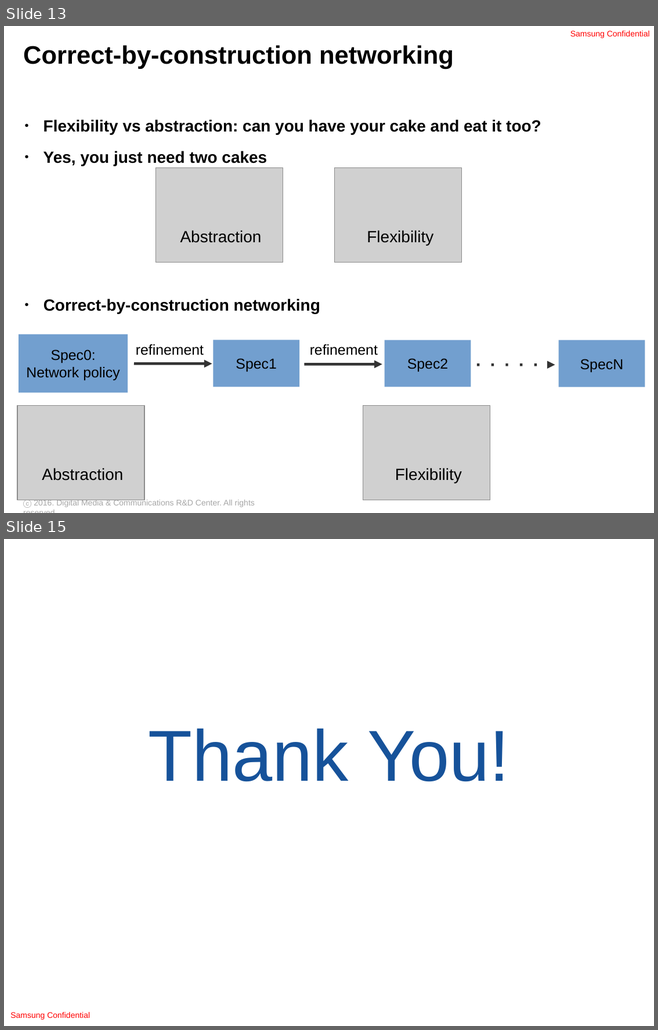
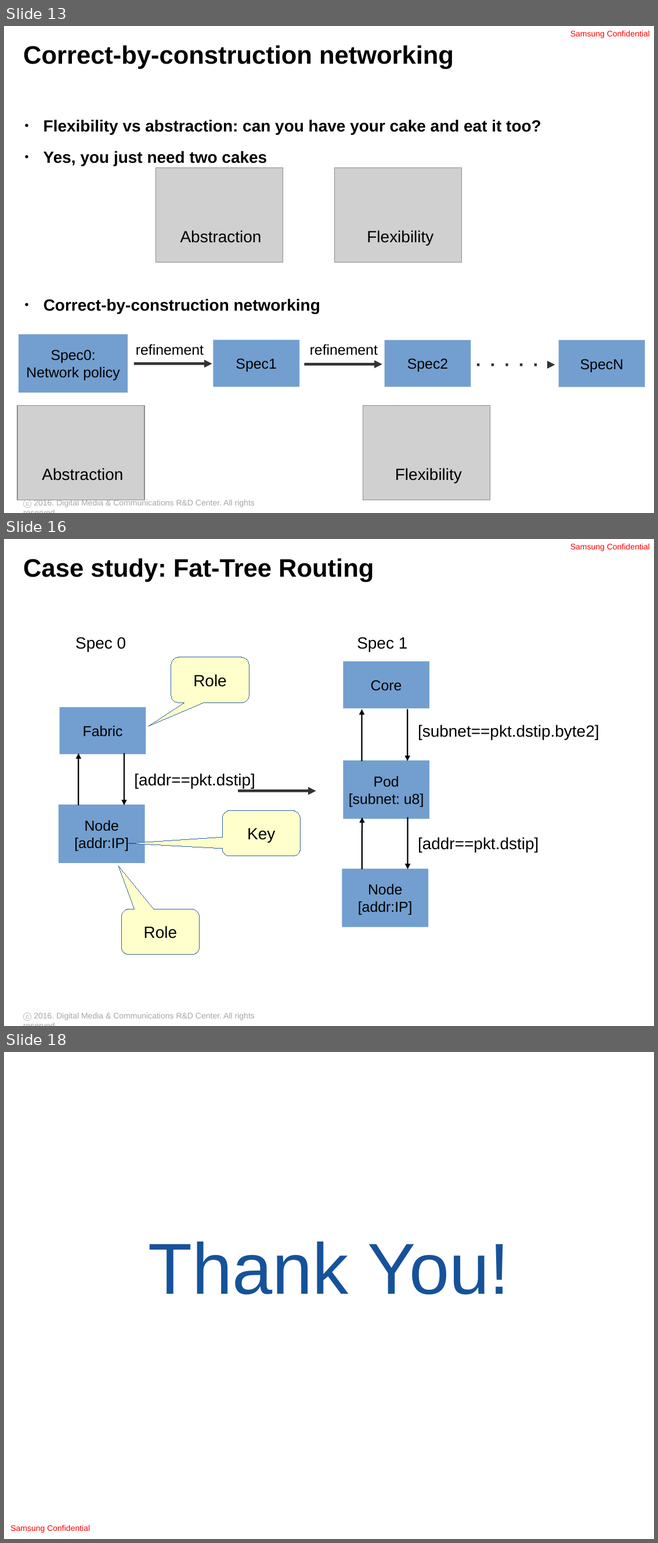
Before and after one commit to ryzhyk/cocoon, a slide deck: doc/distsys_talk_03_09_16.odp. Shown one above the other, each under a label of ours: slides 13 and 15 before the commit, slides 13, 16 and 18 after it; the slides between them are not shown. The pictures are 658x1030 and 658x1543 pixels, drawn with LibreOffice and Linux fonts; fonts in the diff are those of the drawing; grey boxes stand for pictures; background and template pictures are left out. Boxes give left, top, right and bottom in pixels: in the first picture for what was removed or moved away, otherwise in the second. Text is boxed around its words. In the diff, an @@ line names an element or a change of style, - is before the commit and + after.

```diff
--- a/doc/distsys_talk_03_09_16.odp
+++ b/doc/distsys_talk_03_09_16.odp
@@ slide 16 added at (x1=4, y1=539, x2=654, y2=1026), background #FFFFFF; not listed: 2 template elements that a slide beside it also shows @@
@@ title added at (x1=23, y1=558, x2=373, y2=582), 28 pt, text #000000, bold @@
+Case study: Fat-Tree Routing
@@ text added at (x1=75, y1=637, x2=126, y2=652), 18 pt, text #000000 @@
+Spec 0
@@ text added at (x1=357, y1=637, x2=408, y2=652), 18 pt, text #000000 @@
+Spec 1
@@ rounded speech box added at (x1=171, y1=657, x2=249, y2=703), fill #FFFFCC, outline #3465A4 0 pt, 18 pt, text #000000 @@
+Role
@@ rectangle added at (x1=343, y1=661, x2=430, y2=708), fill #729FCF, 16 pt, text #000000 @@
+Core
@@ rectangle added at (x1=60, y1=707, x2=146, y2=754), fill #729FCF, 16 pt, text #000000 @@
+Fabric
@@ arrow added from (361, 761) to (361, 709), #000000 1.45 pt @@
@@ arrow added from (408, 709) to (408, 761), #000000 1.45 pt @@
@@ text added at (x1=418, y1=725, x2=599, y2=740), 18 pt, text #000000 @@
+[subnet==pkt.dstip.byte2]
@@ arrow added from (79, 805) to (79, 754), #000000 1.45 pt @@
@@ arrow added from (124, 754) to (124, 805), #000000 1.45 pt @@
@@ rectangle added at (x1=343, y1=761, x2=430, y2=819), fill #729FCF, 16 pt, text #000000 @@
+Pod
+[subnet: u8]
@@ text added at (x1=134, y1=773, x2=255, y2=788), 18 pt, text #000000 @@
+[addr==pkt.dstip]
@@ arrow added from (238, 791) to (316, 791), #333333 2.89 pt @@
@@ rectangle added at (x1=59, y1=805, x2=145, y2=863), fill #729FCF, 16 pt, text #000000 @@
+Node
+[addr:IP]
@@ rounded speech box added at (x1=222, y1=810, x2=300, y2=856), fill #FFFFCC, outline #3465A4 0 pt, 18 pt, text #000000 @@
+Key
@@ arrow added from (408, 817) to (408, 869), #000000 1.45 pt @@
@@ arrow added from (362, 870) to (362, 817), #000000 1.45 pt @@
@@ text added at (x1=418, y1=837, x2=538, y2=853), 18 pt, text #000000 @@
+[addr==pkt.dstip]
@@ rectangle added at (x1=342, y1=869, x2=428, y2=928), fill #729FCF, 16 pt, text #000000 @@
+Node
+[addr:IP]
@@ rounded speech box added at (x1=122, y1=909, x2=199, y2=955), fill #FFFFCC, outline #3465A4 0 pt, 18 pt, text #000000 @@
+Role
@@ what was slide 15 is now slide 18 @@
```
Also in this commit, not shown: 2 slides changed, 2 other slides added.
